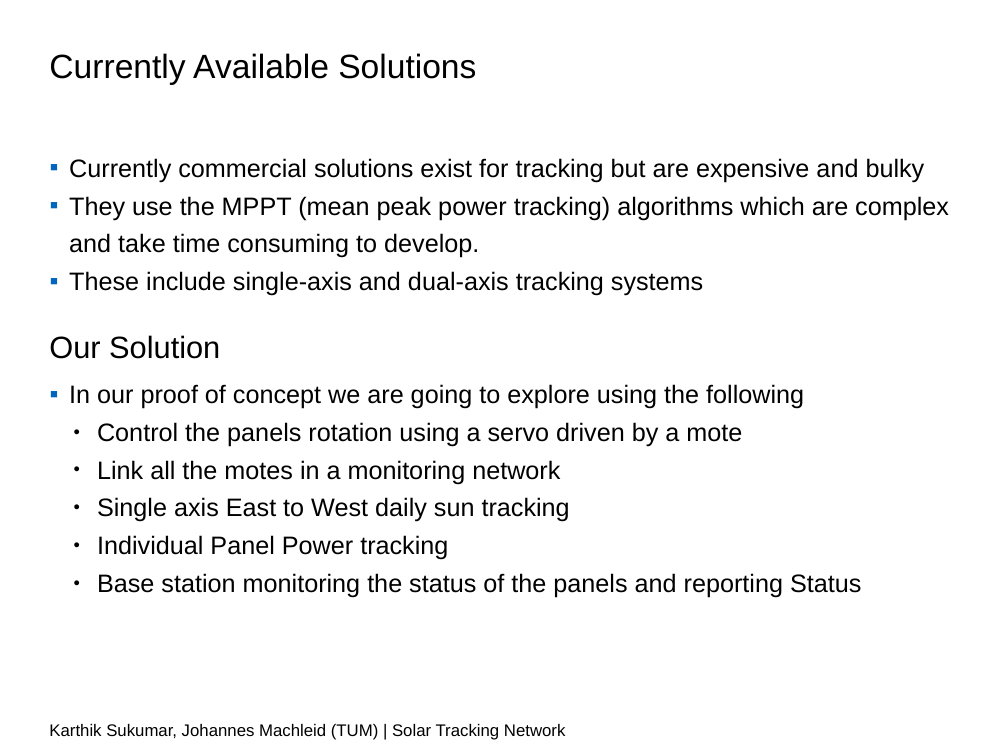
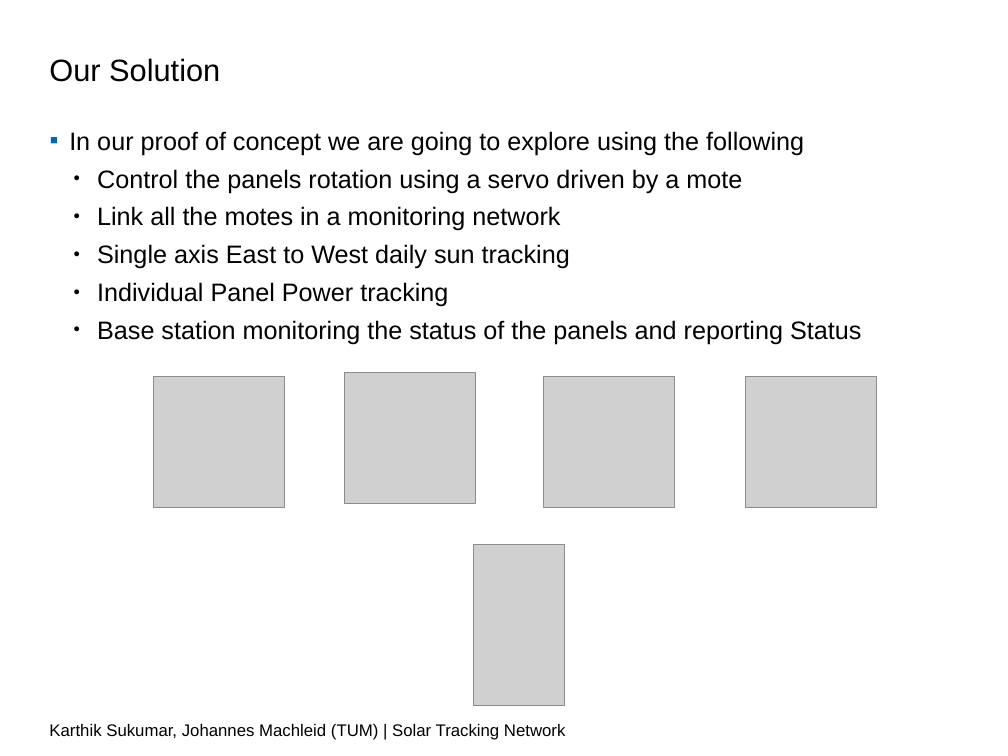
Before and after one commit to karthick1987/SolarPro, a slide deck: slide 5 of kick_off_presentation/wsnlab-ss19-kickoff-group1.pptx. Drawn at 1008x756 pixels with LibreOffice and Linux fonts; fonts in the diff are those of the drawing; grey boxes stand for pictures; background and template pictures are left out. Boxes give left, top, right and bottom in pixels: in the first picture for what was removed or moved away, otherwise in the second. Text is boxed around its words. In the diff, an @@ line names an element or a change of style, - is before the commit and + after.

Commit message:
more pictures added to slides and need to format the text

```diff
--- a/kick_off_presentation/wsnlab-ss19-kickoff-group1.pptx
+++ b/kick_off_presentation/wsnlab-ss19-kickoff-group1.pptx
@@ text "Our Solution": place and size @@
-text "Our Solution" at [49, 335, 220, 359]
+text "Our Solution" at [49, 58, 220, 82]
@@ text removed at [49, 53, 476, 85] @@
-Currently Available Solutions
@@ text "In our proof of concept ...": place and size @@
-text "In our proof of concept ..." at [69, 384, 861, 598]
+text "In our proof of concept ..." at [69, 131, 861, 344]
@@ text at [69, 131, 804, 155]: indent changed @@
@@ text removed at [69, 158, 949, 296] @@
-▪ Currently commercial solutions exist for tracking but are expensive and bulky
-▪ They use the MPPT (mean peak power tracking) algorithms which are complex and take time consuming to develop.
-▪ These include single-axis and dual-axis tracking systems
@@ picture added at [153, 377, 284, 508] @@
@@ picture added at [344, 373, 475, 504] @@
@@ picture added at [543, 377, 674, 508] @@
@@ picture added at [746, 377, 877, 508] @@
@@ picture added at [474, 544, 564, 706] @@
```
Also in this commit, not shown: 2 other slides changed, 2 slides added, 2 slides removed, 1 other file.
